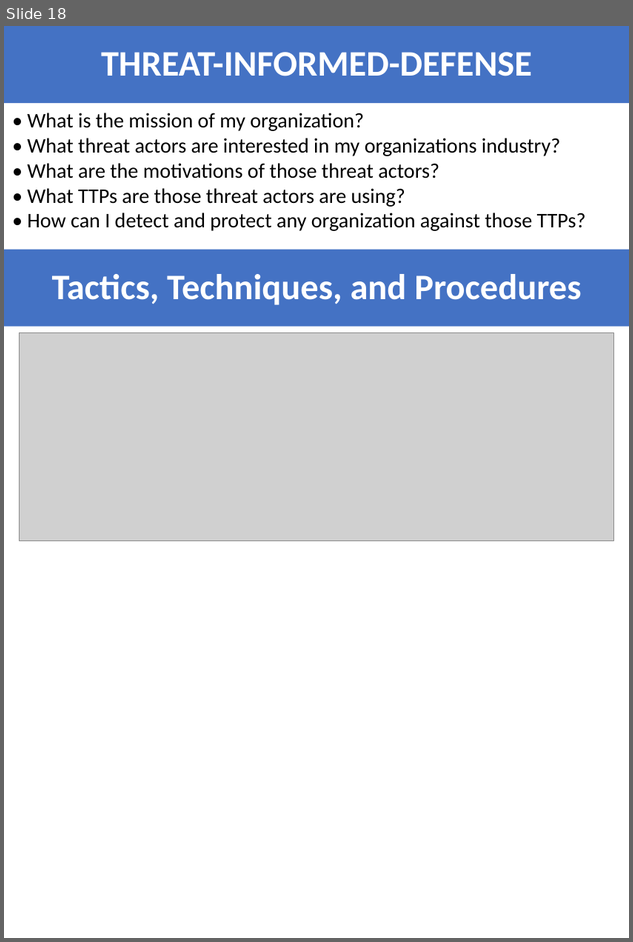
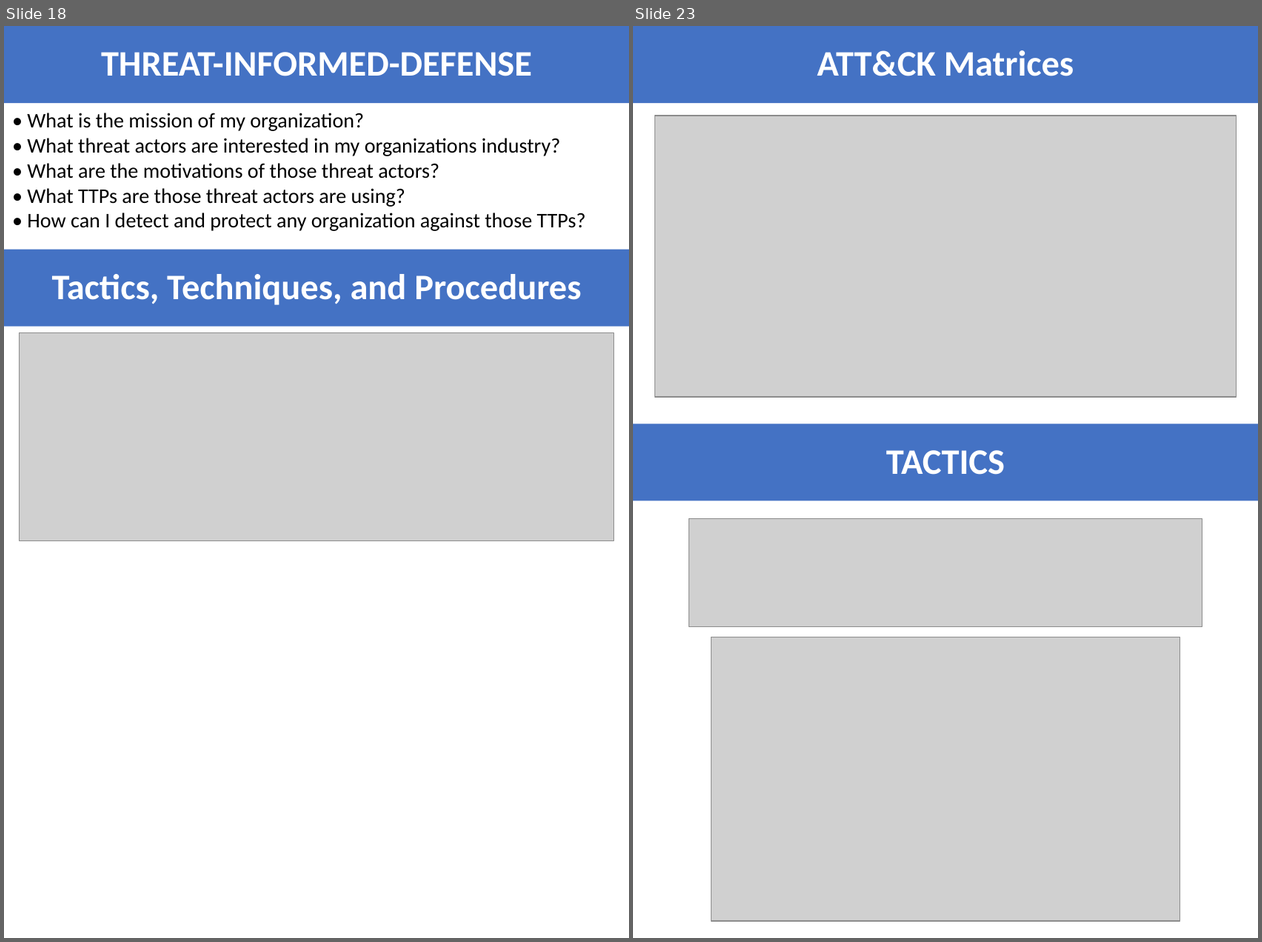
Before and after one commit to shankarpradhan/Networking, a slide deck: SASE/MITRE_ATTACK.pptx. Shown side by side, each under a label of ours: slide 18 before the commit, slides 18 and 23 after it; the slides between them are not shown. The pictures are 633x942 and 1262x942 pixels, drawn with LibreOffice and Linux fonts; fonts in the diff are those of the drawing; grey boxes stand for pictures. Boxes give left, top, right and bottom in pixels: in the first picture for what was removed or moved away, otherwise in the second. Text is boxed around its words. In the diff, an @@ line names an element or a change of style, - is before the commit and + after.

```diff
--- a/SASE/MITRE_ATTACK.pptx
+++ b/SASE/MITRE_ATTACK.pptx
@@ slide 23 added at (x1=633, y1=26, x2=1258, y2=938), background #FFFFFF @@
@@ title added at (x1=633, y1=26, x2=1258, y2=104), fill #4472C4, 31 pt, text #FFFFFF, bold @@
+ATT&CK Matrices
@@ picture added at (x1=654, y1=115, x2=1235, y2=397) @@
@@ rectangle added at (x1=633, y1=423, x2=1258, y2=500), fill #4472C4, 31 pt, text #FFFFFF, bold @@
+TACTICS
@@ picture added at (x1=689, y1=518, x2=1202, y2=626) @@
@@ picture added at (x1=711, y1=636, x2=1179, y2=921) @@
```
Also in this commit, not shown: 15 other slides added, 11 other files.
